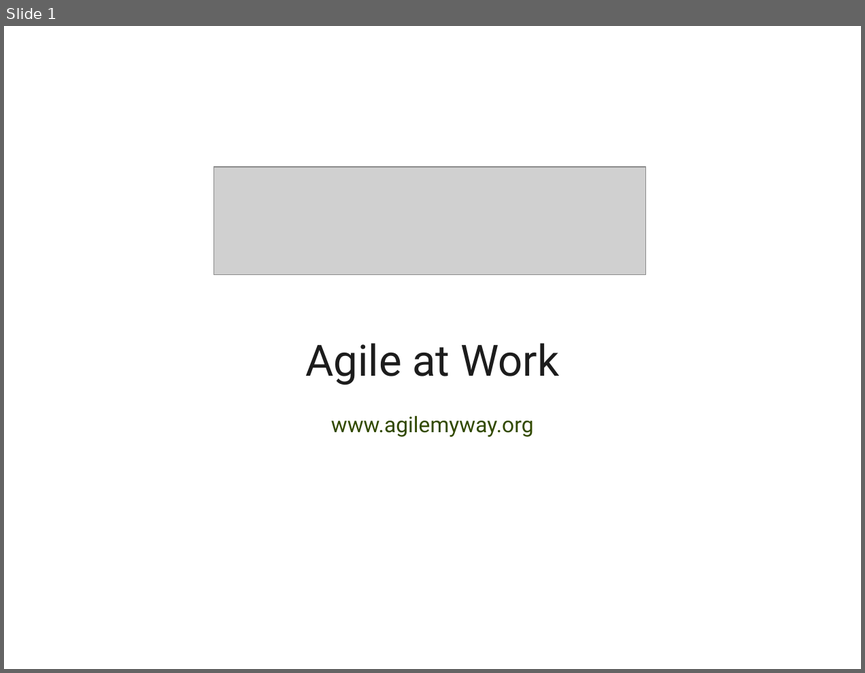
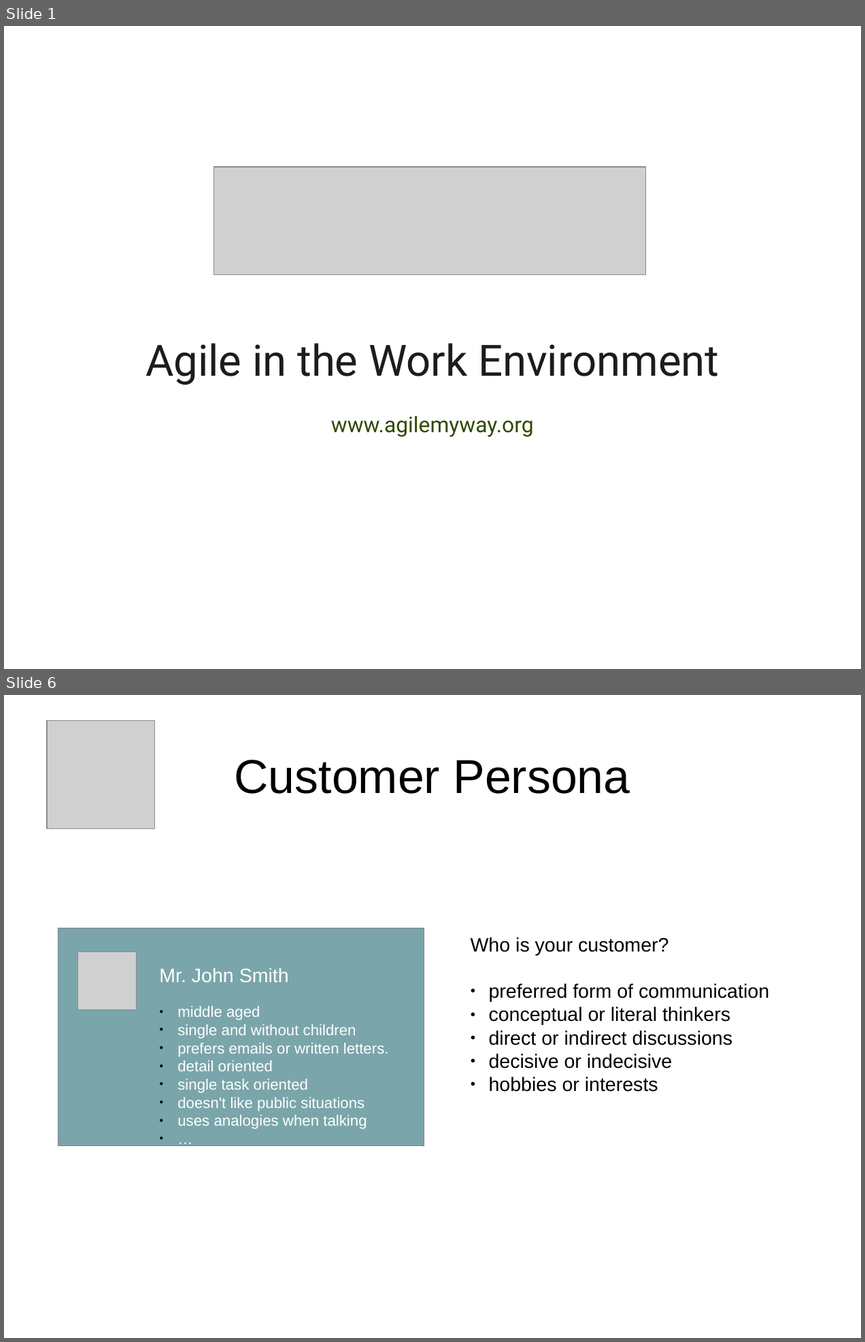
Before and after one commit to dsietz/agile-my-way, a slide deck: doc/Agile at Work.odp. Shown one above the other, each under a label of ours: slide 1 before the commit, slides 1 and 6 after it; the slides between them are not shown. The pictures are 865x673 and 865x1342 pixels, drawn with LibreOffice and Linux fonts; fonts in the diff are those of the drawing; grey boxes stand for pictures. Boxes give left, top, right and bottom in pixels: in the first picture for what was removed or moved away, otherwise in the second. Text is boxed around its words. In the diff, an @@ line names an element or a change of style, - is before the commit and + after.

Commit message:
added the Agile at Work presentation

```diff
--- a/doc/Agile at Work.odp
+++ b/doc/Agile at Work.odp
@@ slide 6 added at box(4, 695, 861, 1338), background #FFFFFF @@
@@ picture added at box(47, 721, 155, 829) @@
@@ title added at box(235, 760, 630, 794), 44 pt, text #000000 @@
+Customer Persona
@@ rectangle added at box(58, 928, 424, 1146), fill #7AA5AB, outline #808080 0 pt @@
@@ text added at box(470, 937, 769, 1091), 18 pt, text #000000 @@
+Who is your customer?
+● preferred form of communication
+● conceptual or literal thinkers
+● direct or indirect discussions
+● decisive or indecisive
+● hobbies or interests
@@ picture added at box(78, 951, 136, 1010) @@
@@ text added at box(159, 968, 289, 982), 18 pt, text #FFFFFF @@
+Mr. John Smith
@@ text added at box(177, 1006, 389, 1129), 14 pt, text #FFFFFF @@
+● middle aged
+● single and without children
+● prefers emails or written letters.
+● detail oriented
+● single task oriented
+● doesn't like public situations
+● uses analogies when talking
+● …
@@ slide 1 changed as well @@
@@ text at box(145, 343, 719, 385): text changed @@
-Agile at Work
+Agile in the Work Environment
```
Also in this commit, not shown: 1 other slide changed, 37 other slides added, 1 slide removed, 2 other files.
